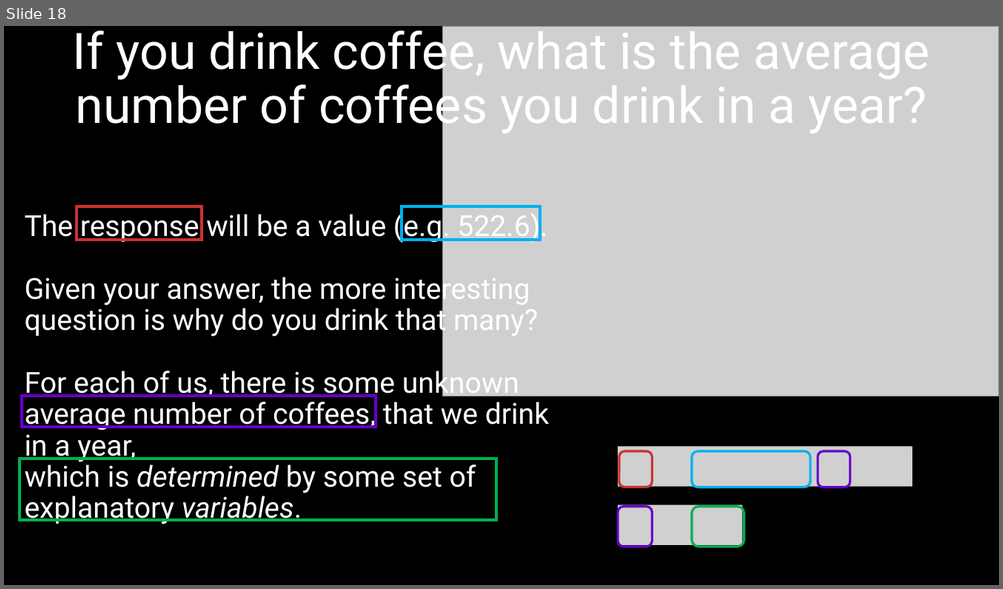
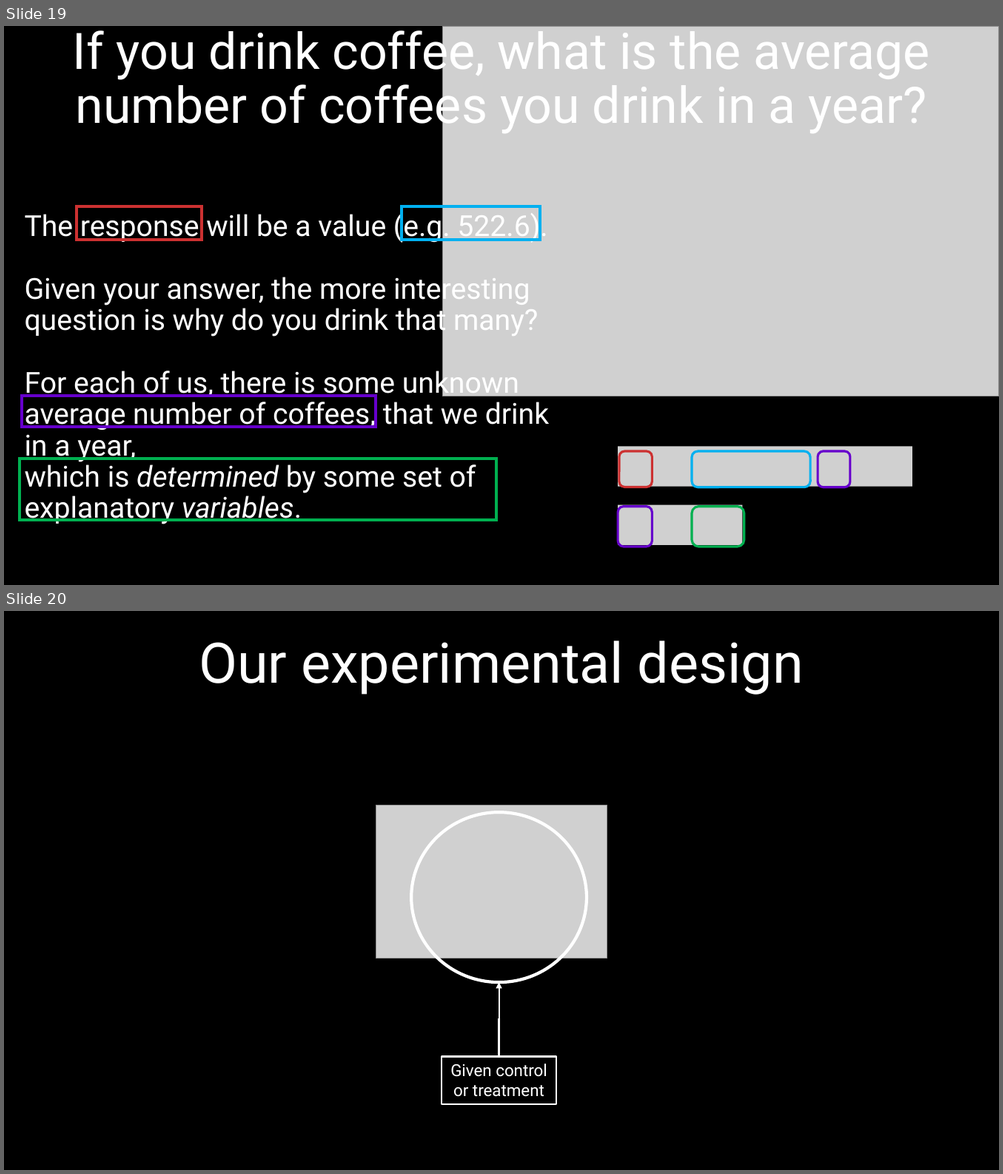
Before and after one commit to DeonRoos/stats-for-biologists, a slide deck: Lectures/BI3010 Lecture 1.5 Introduction to linear models.pptx. Shown one above the other, each under a label of ours: slide 18 before the commit, slides 19 and 20 after it. The pictures are 1003x589 and 1003x1174 pixels, drawn with LibreOffice and Linux fonts; fonts in the diff are those of the drawing; grey boxes stand for pictures. Boxes give left, top, right and bottom in pixels: in the first picture for what was removed or moved away, otherwise in the second. Text is boxed around its words. In the diff, an @@ line names an element or a change of style, - is before the commit and + after.

```diff
--- a/Lectures/BI3010 Lecture 1.5 Introduction to linear models.pptx
+++ b/Lectures/BI3010 Lecture 1.5 Introduction to linear models.pptx
@@ slide 20 added at box(4, 611, 999, 1170), background #000000 @@
@@ title added at box(199, 641, 803, 695), 54 pt, text #FFFFFF @@
+Our experimental design
@@ picture added at box(376, 805, 607, 959) @@
@@ ellipse added at box(412, 812, 586, 982), outline #FFFFFF 3 pt @@
@@ elbow arrow added from (498, 1057) to (498, 982), #FFFFFF 1.5 pt @@
@@ rectangle added at box(441, 1057, 556, 1105), outline #FFFFFF 1.5 pt, 16 pt, text #FFFFFF @@
+Given control or treatment
@@ what was slide 18 is now slide 19 @@
```
Also in this commit, not shown: 3 slides changed, 16 other slides added, 3 slides removed, 16 other files.
